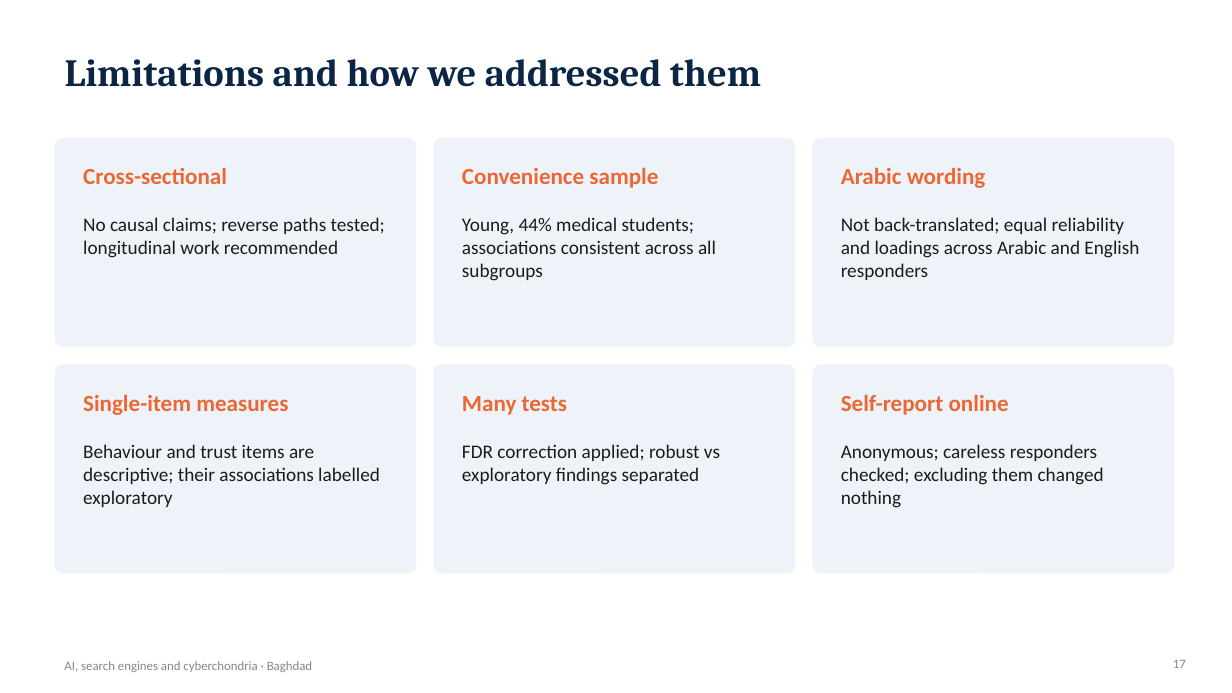
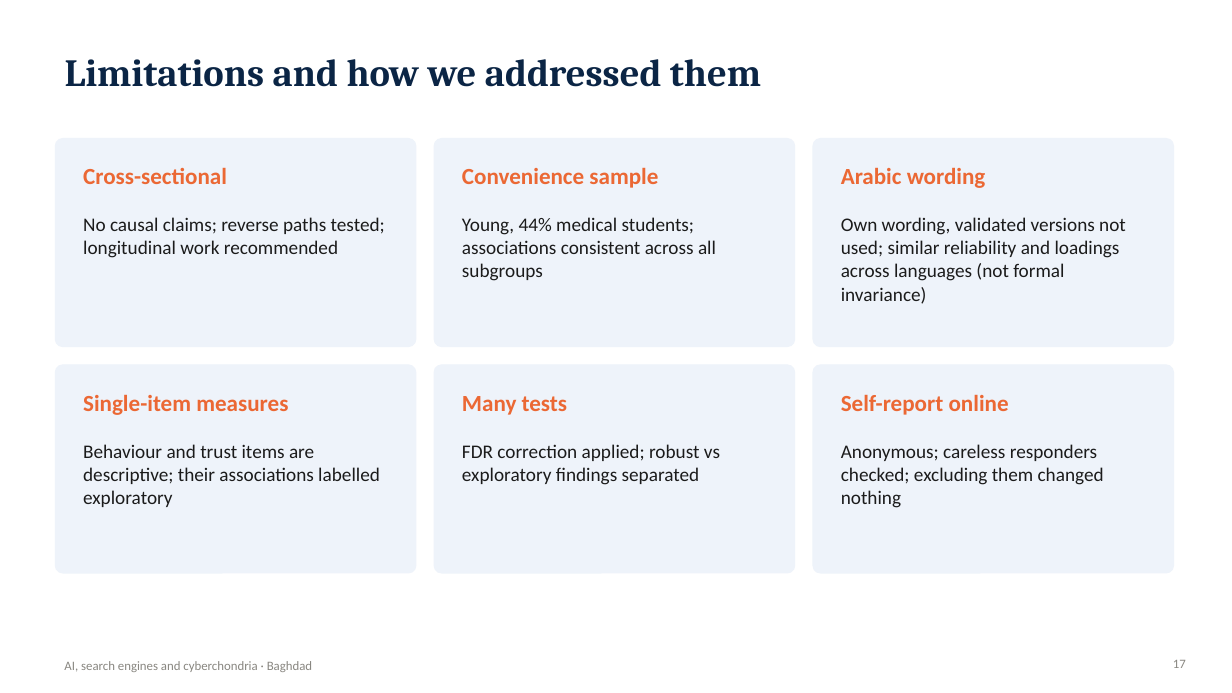
Before and after one commit to Yaseen279/History-Exam, a slide deck: slide 17 of research/output/study/Defence_Presentation.pptx. Drawn at 1232x693 pixels with LibreOffice and Linux fonts; fonts in the diff are those of the drawing. Boxes give left, top, right and bottom in pixels: in the first picture for what was removed or moved away, otherwise in the second. Text is boxed around its words. In the diff, an @@ line names an element or a change of style, - is before the commit and + after.

```diff
--- a/research/output/study/Defence_Presentation.pptx
+++ b/research/output/study/Defence_Presentation.pptx
@@ text at (841, 217, 1126, 304): text changed @@
-Not back-translated; equal reliability and loadings across Arabic and English responders
+Own wording, validated versions not used; similar reliability and loadings across languages (not formal invariance)
```
Also in this commit, not shown: 7 other slides changed, 14 other files.
